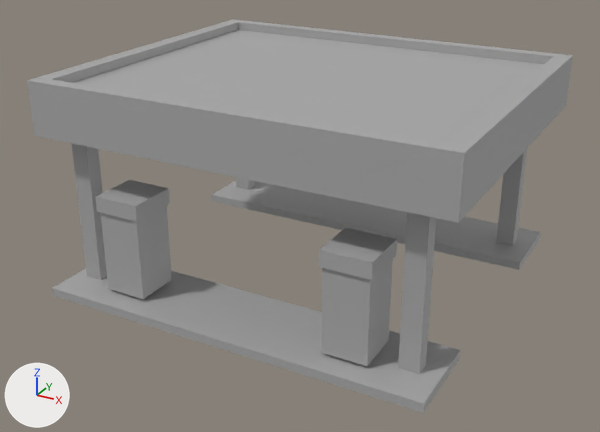
Two versions of the FBX model SeniorProject2025/Assets/BetaBuildings/GasStation.fbx, one commit apart.
Both versions are drawn from a camera (50 mm lens) standing at (1.6, -2.34, 1.77) and looking at (0.04, 0.51, 0.35). Lighting does not change. The marker at lower left points along +X, +Y and +Z. Where no turn or scale is listed for an object, it has been applied to the vertices.
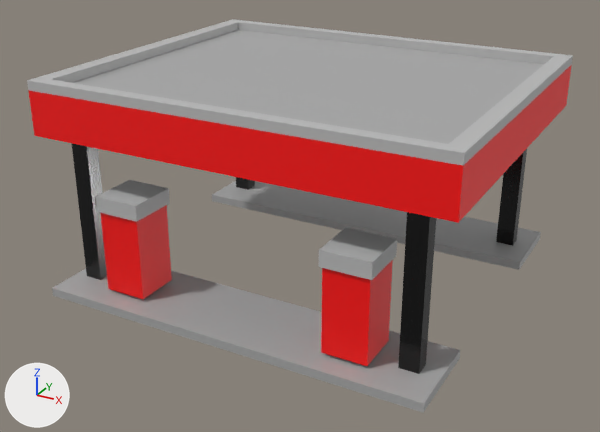
What the commit changed:
Material 'standardSurface3' (mat_standardsurface3) is new.
Its base color is (0.0, 0.0, 0.0) (black #000000).
Its roughness is 0.2.
Material 'lambert4' (mat_lambert4) is new.
Its base color is (1.0, 0.0, 0.0) (red #ff0000).
Material 'lambert1' (mat_lambert1) is new.
Its base color is (0.5, 0.5, 0.5) (grey #bcbcbc).
me_mesh_005 has 8 vertices, 6 faces and spans x -0.039..0.039, y -0.032..0.032, z -0.205..0.546.
me_mesh_005 no longer uses material mat_standardsurface1 (grey #aaaaaa).
me_mesh_005 now uses material mat_standardsurface3 (black #000000).
me_mesh_003 has 16 vertices, 14 faces and spans x -0.059..0.14, y -0.104..0.104, z -0.173..0.238.
me_mesh_003 is used by ob_pcube389; location (-0.491, 0.019, 0.299).
me_mesh_003 part 3: all 9 faces centred in x -0.054..0.136, y -0.099..0.099, z -0.173..0.173 switch from mat_standardsurface1 (grey #aaaaaa) to mat_lambert4 (red #ff0000).
me_mesh_003 part 4: all 5 faces centred in x -0.059..0.14, y -0.104..0.104, z 0.206..0.238 switch from mat_standardsurface1 (grey #aaaaaa) to mat_lambert1 (grey #bcbcbc).
me_mesh_002 has 8 vertices, 6 faces and spans x -0.039..0.039, y -0.032..0.032, z -0.205..0.546.
me_mesh_002 no longer uses material mat_standardsurface1 (grey #aaaaaa).
me_mesh_002 now uses material mat_standardsurface3 (black #000000).
me_mesh_006 has 24 vertices, 22 faces and spans x -0.86..0.86, y -0.72..0.72, z -0.05..0.17.
me_mesh_006 is used by ob_pcube382; location (0.054, 0.608, 0.802).
me_mesh_006 part 5: all 4 faces centred in x -0.86..0.86, y -0.72..0.72, z 0.04 switch from mat_standardsurface1 (grey #aaaaaa) to mat_lambert4 (red #ff0000).
me_mesh_006 part 6: all 12 faces centred in x -0.86..0.86, y -0.72..0.72, z 0.15..0.17 switch from mat_standardsurface1 (grey #aaaaaa) to mat_lambert1 (grey #bcbcbc).
me_mesh_004 has 8 vertices, 6 faces and spans x -0.039..0.039, y -0.032..0.032, z -0.205..0.546.
me_mesh_004 no longer uses material mat_standardsurface1 (grey #aaaaaa).
me_mesh_004 now uses material mat_standardsurface3 (black #000000).
me_mesh_007 has 16 vertices, 14 faces and spans x -0.059..0.14, y -0.104..0.104, z -0.173..0.238.
me_mesh_007 is used by ob_pcube390; location (0.494, 0.019, 0.299).
me_mesh_007 part 1: all 4 faces centred in x -0.049..0.131, y -0.094..0.094, z 0.0 switch from mat_standardsurface1 (grey #aaaaaa) to mat_lambert4 (red #ff0000).
me_mesh_007 part 2: all 5 faces centred in x -0.059..0.14, y -0.104..0.104, z 0.206..0.238 switch from mat_standardsurface1 (grey #aaaaaa) to mat_lambert1 (grey #bcbcbc).

Boxes [x1, y1, x2, y2] around the edits, measured in the pictures (600 x 432 px):
'pCube383', recoloured (grey to black)
    both: [398, 212, 436, 374]
'pCube384', recoloured (grey to black)
    both: [72, 144, 107, 280]
'pCube386', recoloured (grey to black)
    both: [496, 149, 527, 246]
part 1 of me_mesh_007, recoloured (grey to red)
    both: [321, 260, 393, 366]
part 2 of me_mesh_007, recoloured
    both: [319, 228, 397, 280]
part 3 of me_mesh_003, recoloured (grey to red)
    both: [101, 205, 172, 299]
part 4 of me_mesh_003, recoloured
    both: [95, 180, 170, 222]
part 5 of me_mesh_006, recoloured (grey to red)
    both: [28, 65, 572, 223]
part 6 of me_mesh_006, recoloured
    both: [27, 19, 573, 166]
